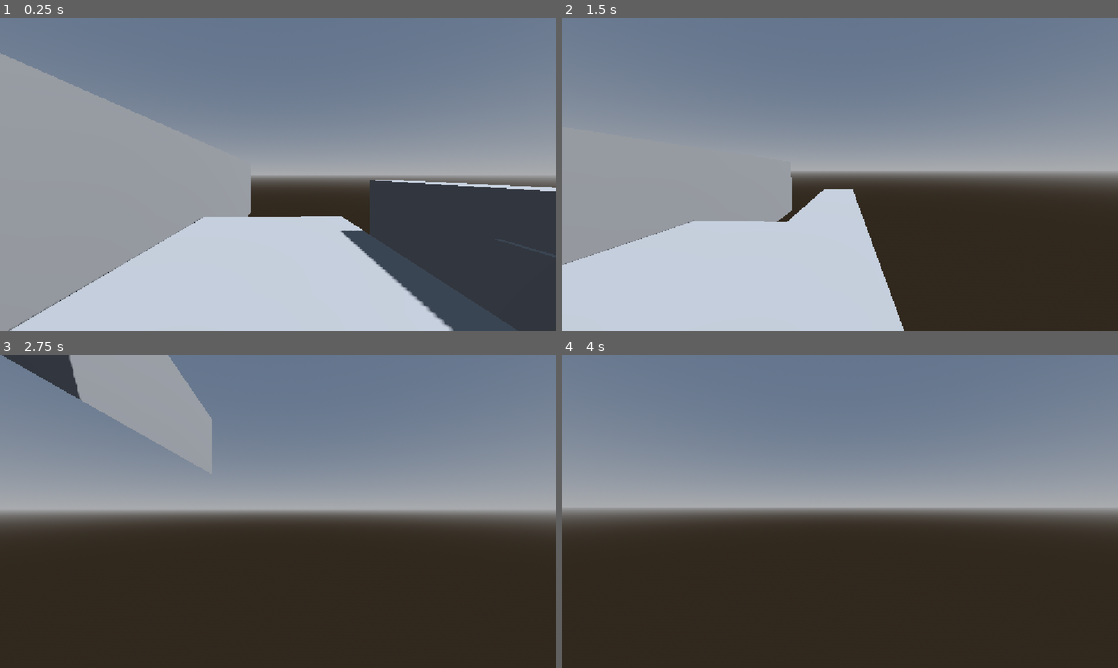
Above: before the commit, frames 1-4 (two rows, left to right).
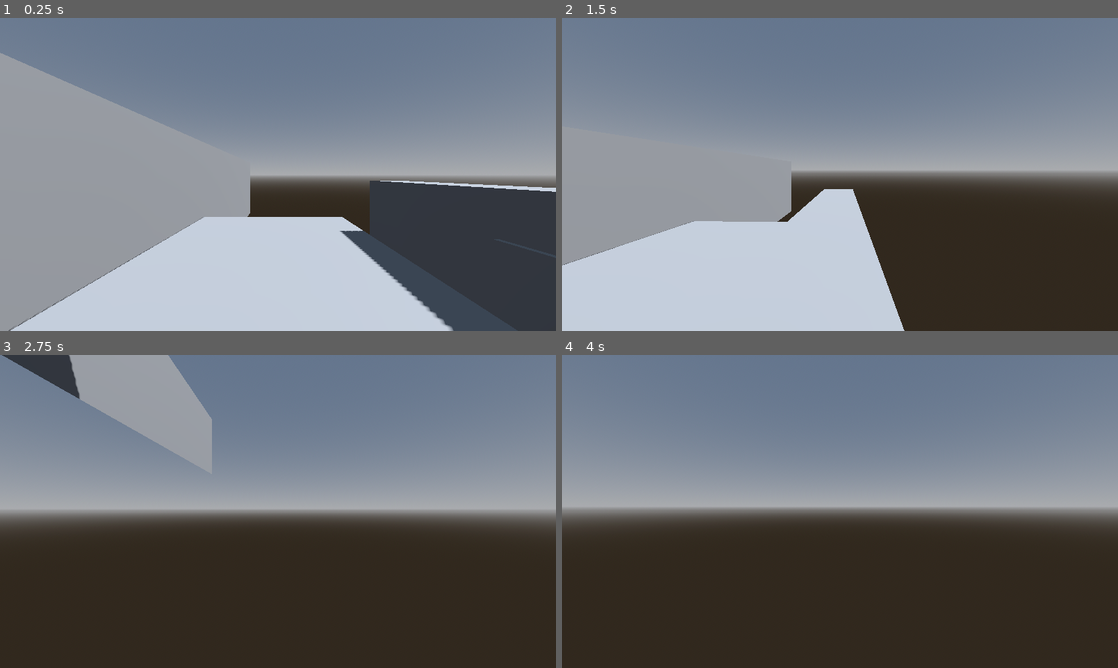
Above: after the commit, the same moments.

Repository: mariusstokkebro/gmtJam2026
Game: Godot game, scene res://Scenes/main_scene.tscn
Same seed, same stepped clock (60 frames per second), same inputs: the game is played once before the commit and once after it.
Inputs (mouse positions are in pixels of both pictures, inside the frame that each line leads up to):
- Up to frame 1 (0.25 s): no input
- Up to frame 2 (1.5 s): tap Enter at 0.5 s; move the mouse to (962, 158) at 0.52 s; hold D (moveRight) 0.53-1.28 s; tap Ctrl (sliding) at 0.6, 1.35 s; click (962, 158) at 0.67 s; tap Space (jump) at 0.77 s; move the mouse to (812, 174) at 1.27 s; hold W (moveForwards) from 1.28 s (still down)
- Up to frame 3 (2.75 s): keep holding W (moveForwards); tap Space (jump) at 1.52 s; move the mouse to (289, 505) at 2.02 s; tap Ctrl (sliding) at 2.1 s
- Up to frame 4 (4 s): keep holding W (moveForwards); move the mouse to (834, 517) at 2.77 s; tap Ctrl (sliding) at 2.85, 3.6 s; click (834, 517) at 2.92 s; tap Space (jump) at 3.02, 3.77 s; move the mouse to (878, 514) at 3.52 s

The runs differ from the first frame. In frame 1, 0.3% of the frame differs, in the area x 0-100%, y 11-100%; in frame 2, 0.1%; in frame 3, less than 0.1%; in frame 4, less than 0.1%.

Commit message:
change to hp and start of ui

Diff:
--- a/Scripts/playerMovement.gd
+++ b/Scripts/playerMovement.gd
@@ -22,7 +22,7 @@
 
 func _physics_process(delta: float) -> void:
 
-	print (velocity)
+	print (health)
 	apply_gravity(delta)
 	match stateMachine.currentState:
 		stateMachine.playerState.IDLE:
@@ -105,7 +105,7 @@
 	move_player()
 	lowestVelocity = min(lowestVelocity, velocity.y)
 	if is_on_floor():
-		if lowestVelocity < -3:
+		if lowestVelocity < -15:
 			take_damage(abs(lowestVelocity))
 		lowestVelocity = 0
 		stateMachine.change_state(stateMachine.playerState.IDLE)
@@ -200,7 +200,7 @@
 		return
 
 func take_damage(velocity):
-	health = health - velocity * 2
+	health = health - velocity * 0.5
 
 func wall_run_time(velocity):
 	var time = 0
--- a/project.godot
+++ b/project.godot
@@ -17,7 +17,7 @@
 
 [display]
 
-window/stretch/mode="canvas_items"
+window/stretch/mode="viewport"
 window/stretch/aspect="expand"
 
 [filesystem]
